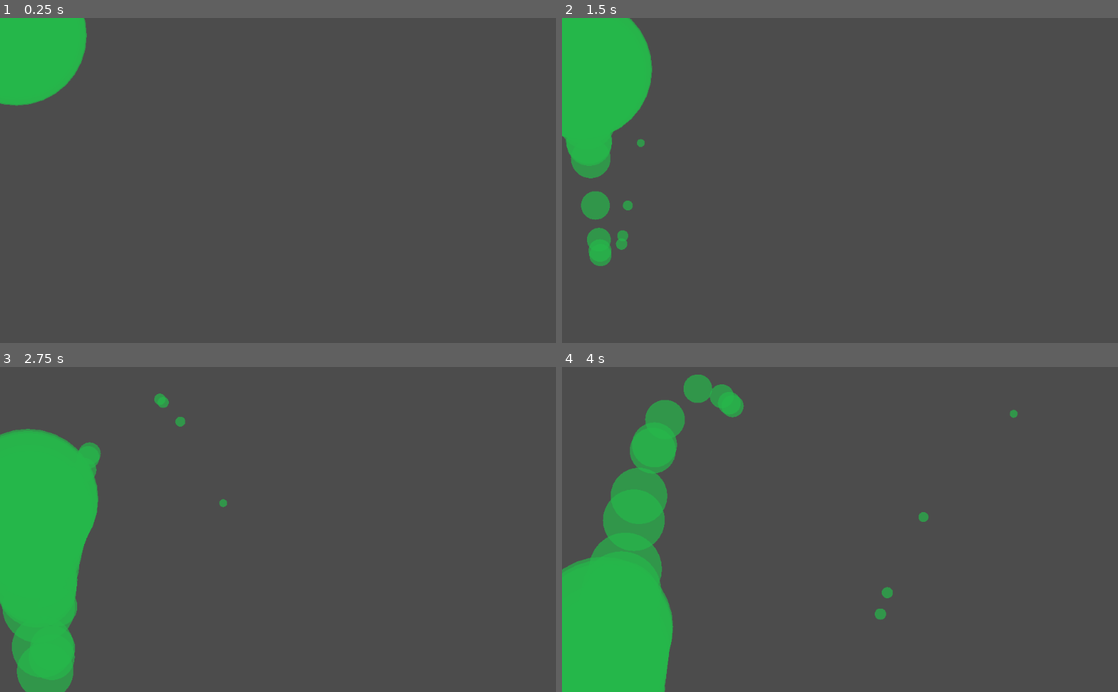
Above: before the commit, frames 1-4 (two rows, left to right).
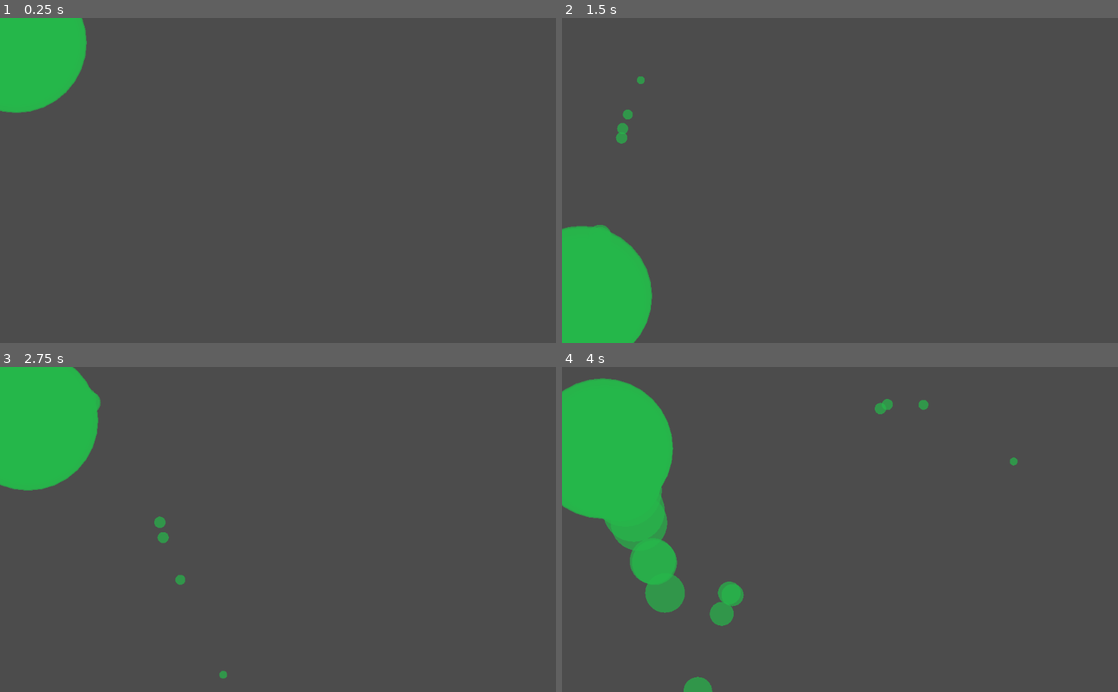
Above: after the commit, the same moments.

Repository: charliecharlieO-o/boing-godot
Game: Godot game, scene res://BouncingScene.tscn
Same seed, same stepped clock (60 frames per second), same inputs: the game is played once before the commit and once after it. The project has no main scene, so this scene is started directly.
Inputs (mouse positions are in pixels of both pictures, inside the frame that each line leads up to):
- Up to frame 1 (0.25 s): no input
- Up to frame 2 (1.5 s): move the mouse to (962, 164) at 0.52 s; move the mouse to (728, 196) at 1.27 s
- Up to frame 3 (2.75 s): move the mouse to (333, 458) at 2.02 s
- Up to frame 4 (4 s): move the mouse to (812, 594) at 2.77 s; move the mouse to (1006, 578) at 3.52 s

The runs differ from the first frame. In frame 1, 0.4% of the frame differs, in the area x 0-16%, y 0-30%; in frame 2, 12%; in frame 3, 13%; in frame 4, 17%, in the area x 0-82%, y 2-100%.

Commit message:
add gravity

Diff:
--- a/BallWithMass.gd
+++ b/BallWithMass.gd
@@ -37,8 +37,15 @@
 		velocity.y = velocity.y * -1.0
 
 func _draw():
+	# Scaling gravity by mass
+	var gravity = Vector2(0, 0.1 * self.mass)
+
+	# Apply forces
 	_applyForce(Vector2(0.01, 0))
 	_applyForce(Vector2(0, 0.1))
+	_applyForce(gravity)
+
+	# Update
 	_updateForces()
 	_checkEdges()
 	draw_circle(location, 20.0 * self.mass, ball_color)
--- a/Sandbox.gd
+++ b/Sandbox.gd
@@ -4,8 +4,9 @@
 
 func _ready():
 	for i in range(30):
+		var mass = rand_range(0.1, 6.5)
 		add_child(Ball.new(
-			rand_range(0.1, 6.5),
+			mass,
 			30,
 			30
 		))
